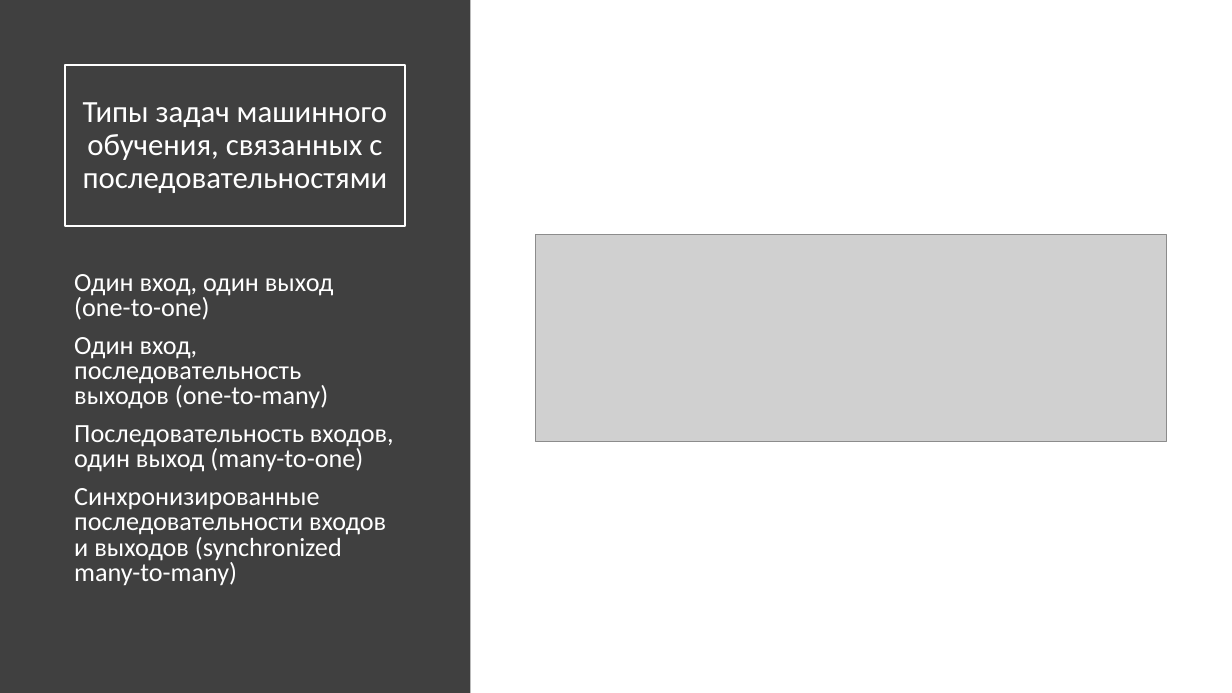
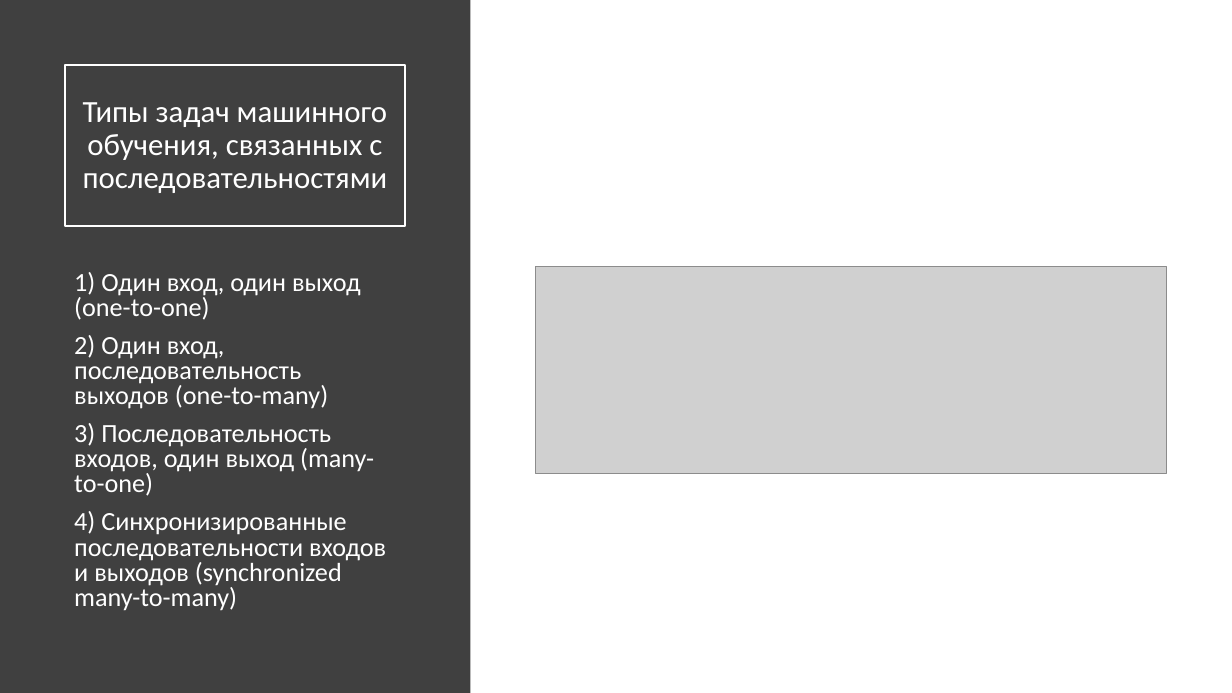
Before and after one commit to nikitapolozok/math_and_computer_science_materials, a slide deck: slide 5 of Рекуррентные нейронные сети.pptx (slide 3 before the commit). Drawn at 1232x693 pixels with LibreOffice and Linux fonts; fonts in the diff are those of the drawing; grey boxes stand for pictures. Boxes give left, top, right and bottom in pixels: in the first picture for what was removed or moved away, otherwise in the second. Text is boxed around its words. In the diff, an @@ line names an element or a change of style, - is before the commit and + after.

```diff
--- a/Рекуррентные нейронные сети.pptx
+++ b/Рекуррентные нейронные сети.pptx
@@ picture: place and size @@
-picture at box(535, 235, 1167, 442)
+picture at box(535, 266, 1167, 473)
@@ text at box(74, 272, 386, 611): text changed @@
-Один вход, один выход (one-to-one)
-Один вход, последовательность выходов (one-to-many)
-Последовательность входов, один выход (many-to-one)
-Синхронизированные последовательности входов и выходов (synchronized many-to-many)
+1) Один вход, один выход (one-to-one)
+2) Один вход, последовательность выходов (one-to-many)
+3) Последовательность входов, один выход (many-to-one)
+4) Синхронизированные последовательности входов и выходов (synchronized many-to-many)
```
Also in this commit, not shown: 2 other slides changed, 8 slides added, 6 slides removed.
